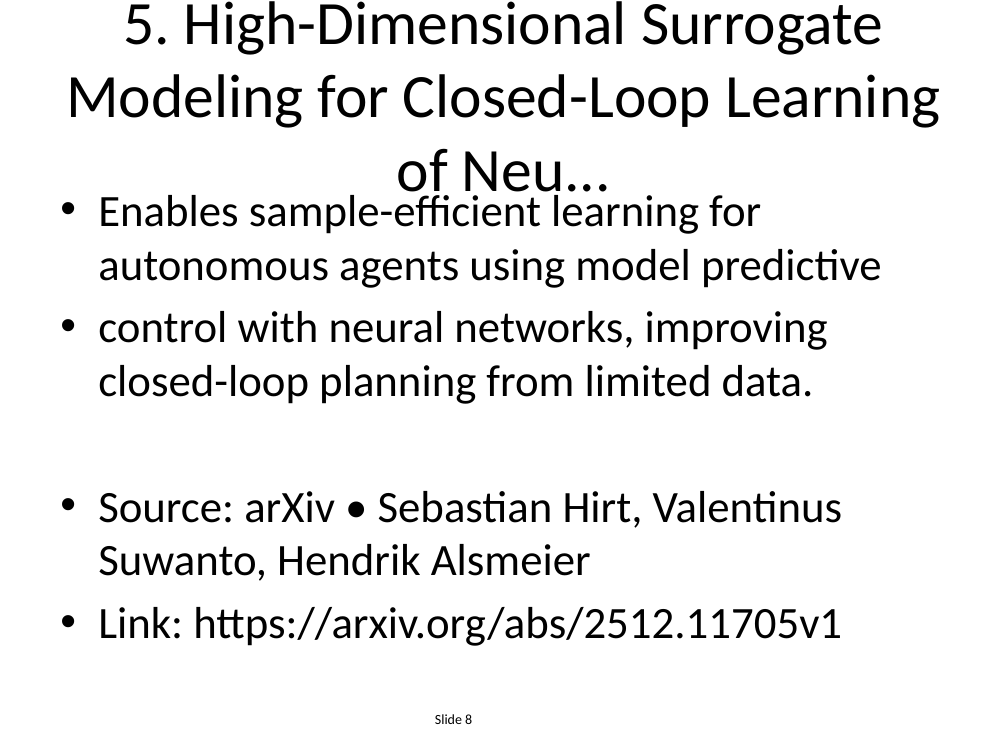
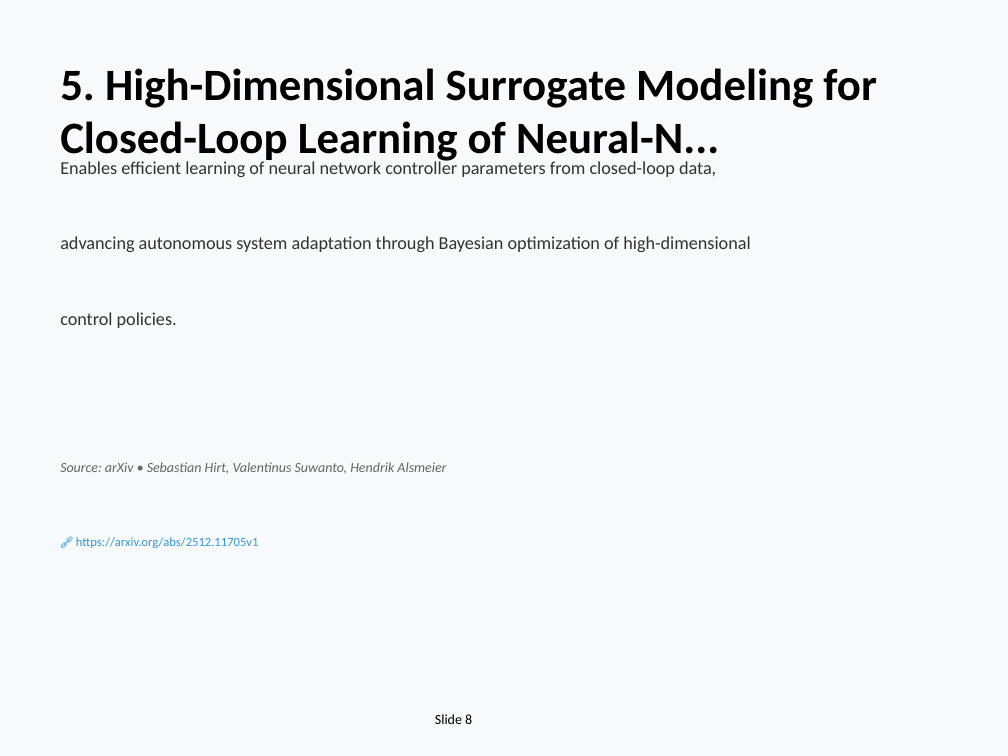
Before and after one commit to EiriniOr/ai-weekly-digest, a slide deck: slide 8 of AI_Weekly_2025-12-15.pptx. Drawn at 1008x756 pixels with LibreOffice and Linux fonts; fonts in the diff are those of the drawing. Boxes give left, top, right and bottom in pixels: in the first picture for what was removed or moved away, otherwise in the second. Text is boxed around its words. In the diff, an @@ line names an element or a change of style, - is before the commit and + after.

```diff
--- a/AI_Weekly_2025-12-15.pptx
+++ b/AI_Weekly_2025-12-15.pptx
@@ background #FFFFFF to #F8F9FA @@
@@ text "5. High-Dimensional Surrogate Modeling for ..." at bbox=[60, 68, 876, 165]: vertical alignment middle to top @@
@@ text at bbox=[60, 68, 876, 165]: text changed; size 44 to 32 pt; bold on @@
-5. High-Dimensional Surrogate Modeling for Closed-Loop Learning of Neu...
+5. High-Dimensional Surrogate Modeling for Closed-Loop Learning of Neural-N...
@@ text added at bbox=[60, 159, 716, 177], 13 pt, text #333333 @@
+Enables efficient learning of neural network controller parameters from closed-loop data,
@@ text removed at bbox=[98, 189, 882, 646] @@
-• Enables sample-efficient learning for autonomous agents using model predictive
-• control with neural networks, improving closed-loop planning from limited data.
-• Source: arXiv • Sebastian Hirt, Valentinus Suwanto, Hendrik Alsmeier
-• Link: https://arxiv.org/abs/2512.11705v1
@@ text added at bbox=[60, 236, 750, 252], 13 pt, text #333333 @@
+advancing autonomous system adaptation through Bayesian optimization of high-dimensional
@@ text added at bbox=[60, 312, 177, 328], 13 pt, text #333333 @@
+control policies.
@@ text added at bbox=[60, 462, 446, 474], 10 pt, text #666666, italic @@
+Source: arXiv • Sebastian Hirt, Valentinus Suwanto, Hendrik Alsmeier
@@ text added at bbox=[76, 537, 259, 548], 9 pt, text #3498DB @@
+🔗 https://arxiv.org/abs/2512.11705v1
```
Also in this commit, not shown: 20 other slides changed, 4 slides added, 4 slides removed, 1 other file.
